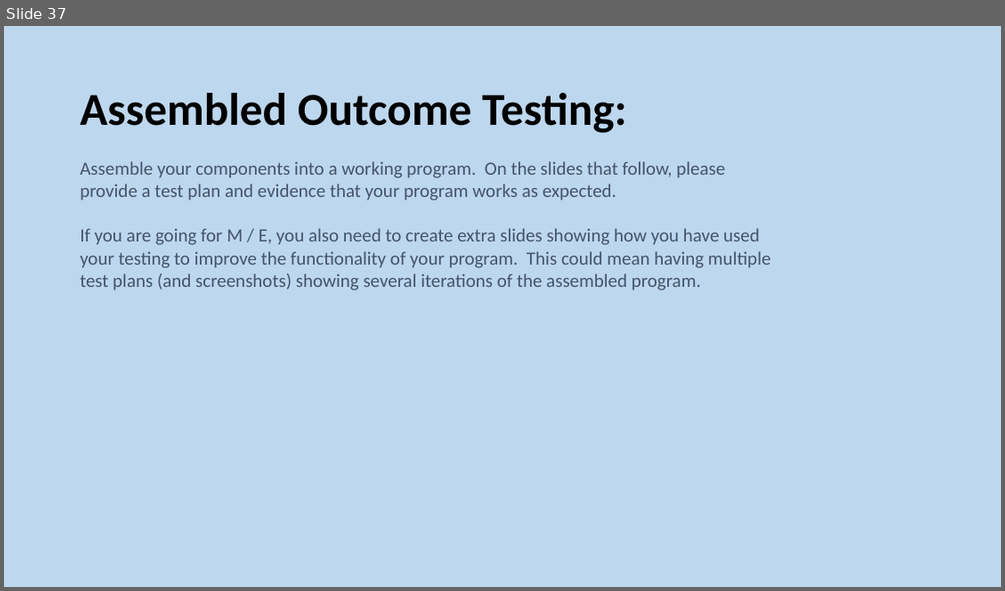
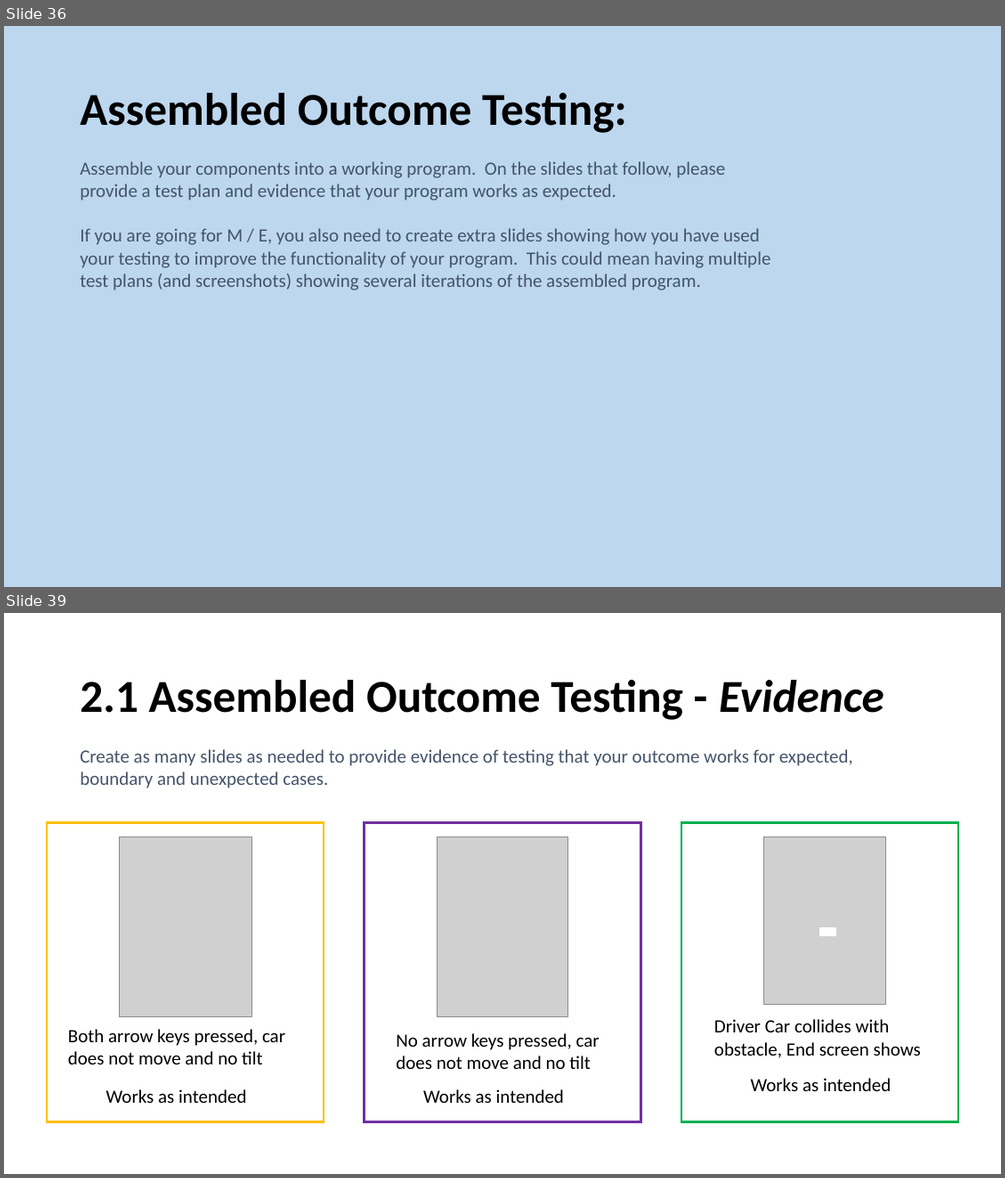
Before and after one commit to SmitieC/Assessment, a slide deck: 3.7 and 3.8 Documentation Template (1).pptx. Shown one above the other, each under a label of ours: slide 37 before the commit, slides 36 and 39 after it; the slides between them are not shown. The pictures are 1005x591 and 1005x1178 pixels, drawn with LibreOffice and Linux fonts; fonts in the diff are those of the drawing; grey boxes stand for pictures. Boxes give left, top, right and bottom in pixels: in the first picture for what was removed or moved away, otherwise in the second. Text is boxed around its words. In the diff, an @@ line names an element or a change of style, - is before the commit and + after.

```diff
--- a/3.7 and 3.8 Documentation Template (1).pptx
+++ b/3.7 and 3.8 Documentation Template (1).pptx
@@ slide 39 added at (x1=4, y1=613, x2=1001, y2=1174), background #FFFFFF @@
@@ title added at (x1=80, y1=680, x2=884, y2=720), 44 pt, text #000000, bold @@
+2.1 Assembled Outcome Testing - Evidence
@@ text added at (x1=80, y1=749, x2=853, y2=788), 18 pt, text #44546A @@
+Create as many slides as needed to provide evidence of testing that your outcome works for expected, boundary and unexpected cases.
@@ rectangle added at (x1=47, y1=822, x2=324, y2=1121), outline #FFC000 2.25 pt @@
@@ rectangle added at (x1=364, y1=822, x2=641, y2=1121), outline #7030A0 2.25 pt @@
@@ rectangle added at (x1=681, y1=822, x2=958, y2=1121), outline #00B050 2.25 pt @@
@@ picture added at (x1=119, y1=836, x2=251, y2=1017) @@
@@ picture added at (x1=437, y1=836, x2=568, y2=1017) @@
@@ picture added at (x1=764, y1=836, x2=886, y2=1005) @@
@@ rectangle added at (x1=820, y1=928, x2=836, y2=935), fill #FFFFFF, outline #FFFFFF 1 pt @@
@@ text added at (x1=68, y1=1029, x2=285, y2=1064), 18 pt, text #000000 @@
+Both arrow keys pressed, car does not move and no tilt
@@ text added at (x1=396, y1=1033, x2=599, y2=1069), 18 pt, text #000000 @@
+No arrow keys pressed, car does not move and no tilt
@@ text added at (x1=714, y1=1019, x2=921, y2=1058), 18 pt, text #000000 @@
+Driver Car collides with obstacle, End screen shows
@@ text added at (x1=106, y1=1089, x2=246, y2=1103), 18 pt, text #000000 @@
+Works as intended
@@ text added at (x1=423, y1=1089, x2=564, y2=1103), 18 pt, text #000000 @@
+Works as intended
@@ text added at (x1=751, y1=1078, x2=890, y2=1091), 18 pt, text #000000 @@
+Works as intended
@@ what was slide 37 is now slide 36 @@
```
Also in this commit, not shown: 5 slides changed, 8 other slides added, 2 slides removed, 2 other files.
